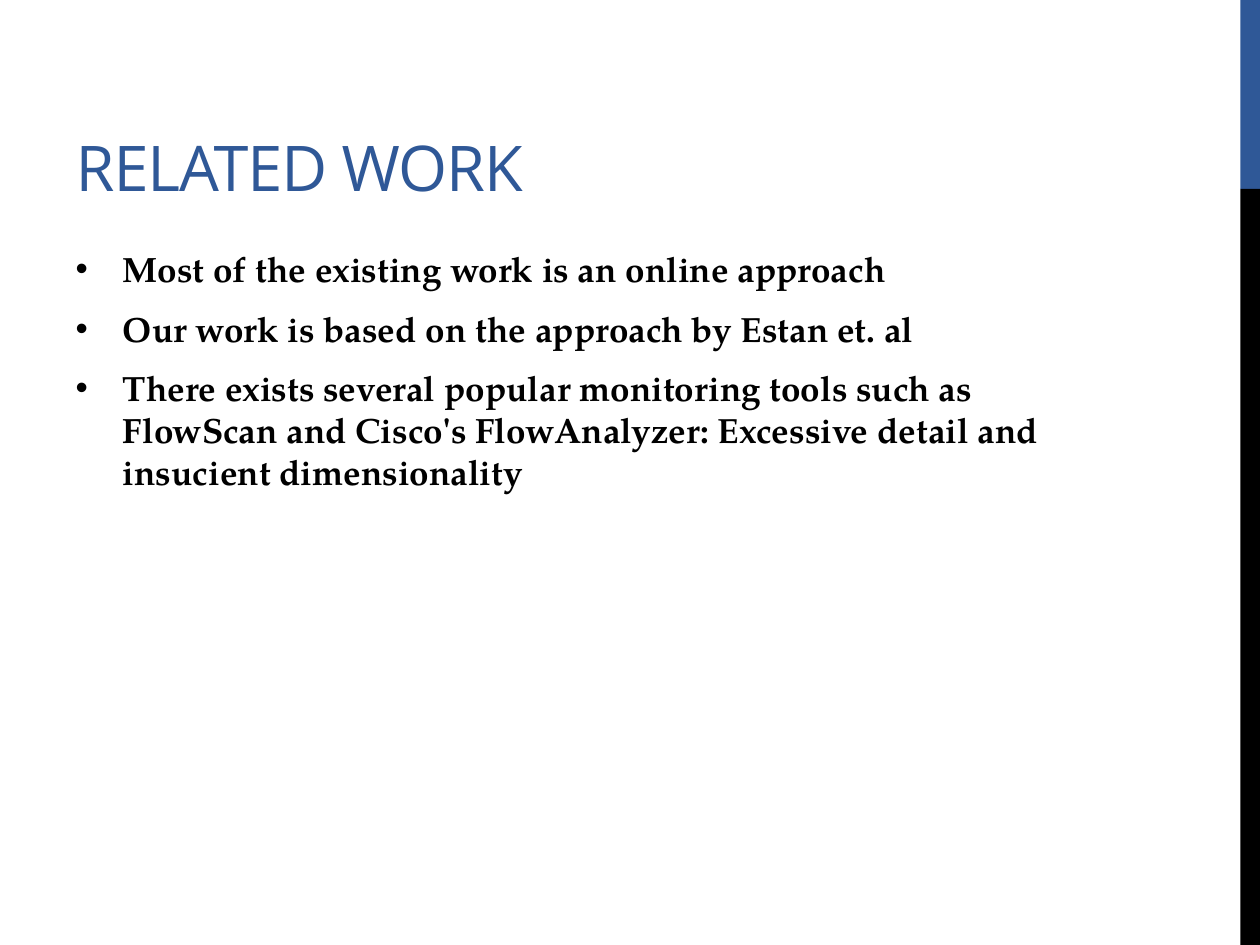
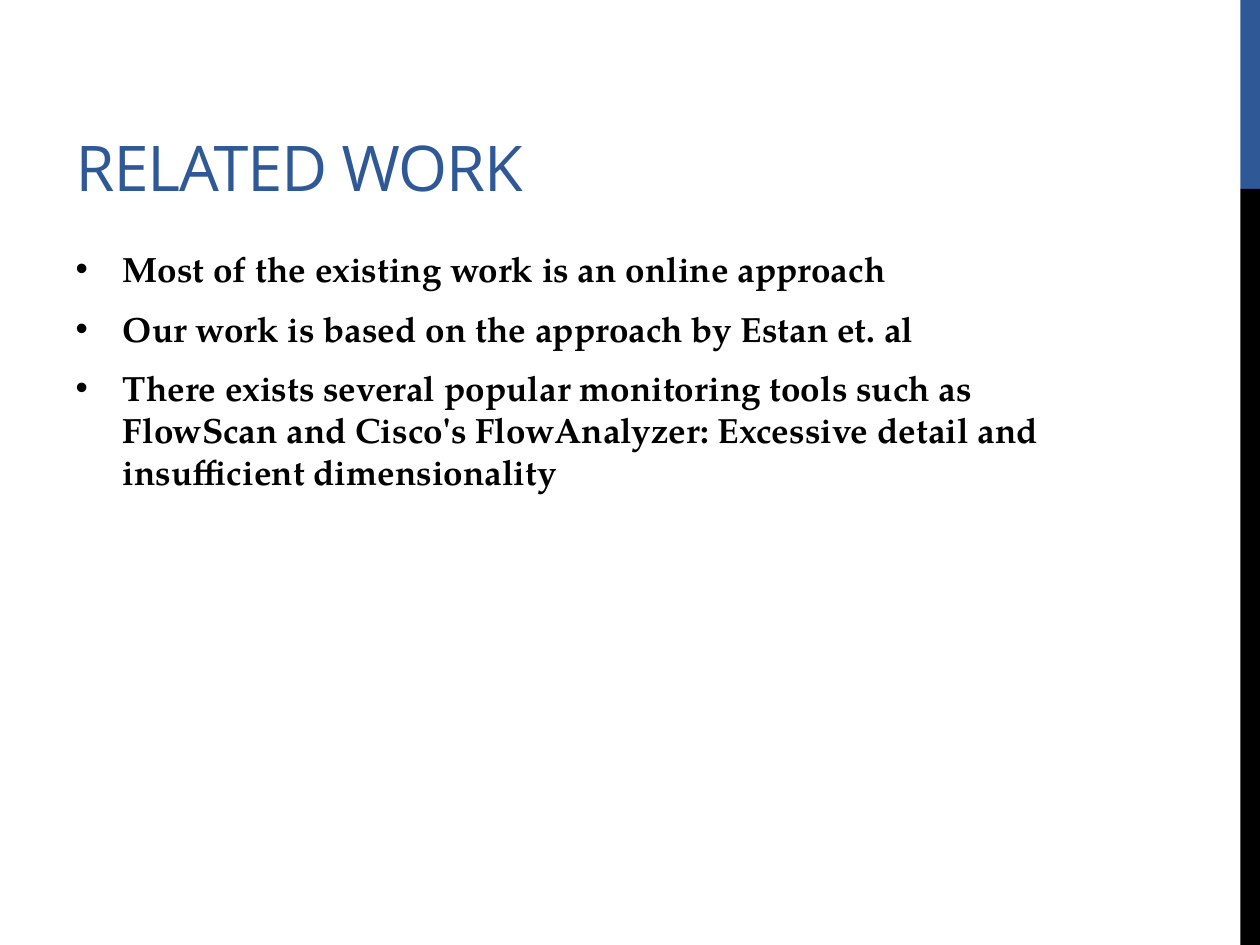
Before and after one commit to bornogit/Floodlight-AD, a slide deck: slide 4 of Slides/740- Anomaly Detector for Floodlight .pptx. Drawn at 1260x945 pixels with LibreOffice and Linux fonts; fonts in the diff are those of the drawing. Boxes give left, top, right and bottom in pixels: in the first picture for what was removed or moved away, otherwise in the second. Text is boxed around its words. In the diff, an @@ line names an element or a change of style, - is before the commit and + after.

```diff
--- a/Slides/740- Anomaly Detector for Floodlight .pptx
+++ b/Slides/740- Anomaly Detector for Floodlight .pptx
@@ text at [123,375,1038,495]: text changed @@
-• There exists several popular monitoring tools such as FlowScan and Cisco's FlowAnalyzer: Excessive detail and insucient dimensionality
+• There exists several popular monitoring tools such as FlowScan and Cisco's FlowAnalyzer: Excessive detail and insufficient dimensionality
```
Also in this commit, not shown: 1 other slide changed, 3 other files.
